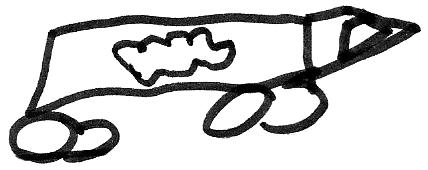
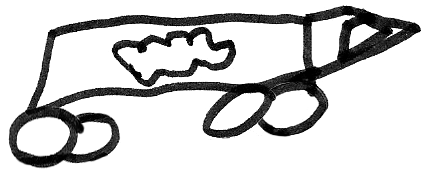
Revision of a layered 428x170 image; what changed, layer by layer:
added layer "Layer 4" above "Layer 6 copy" over [222, 84, 278, 139]
added layer "Layer 6 copy" above "Layer 3" over [257, 81, 327, 137]
added layer "Layer 3" above "Layer 3 copy" over [8, 105, 86, 169]
added layer "Layer 3 copy" above "Layer 6" over [49, 111, 121, 165]
added layer "Layer 6" above "Layer 1" over [23, 81, 327, 120]
